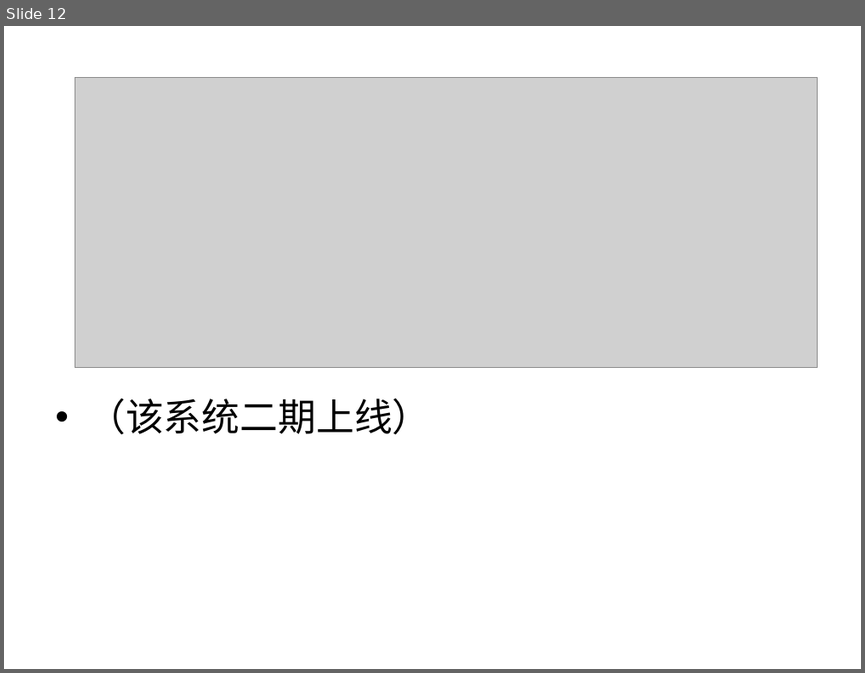
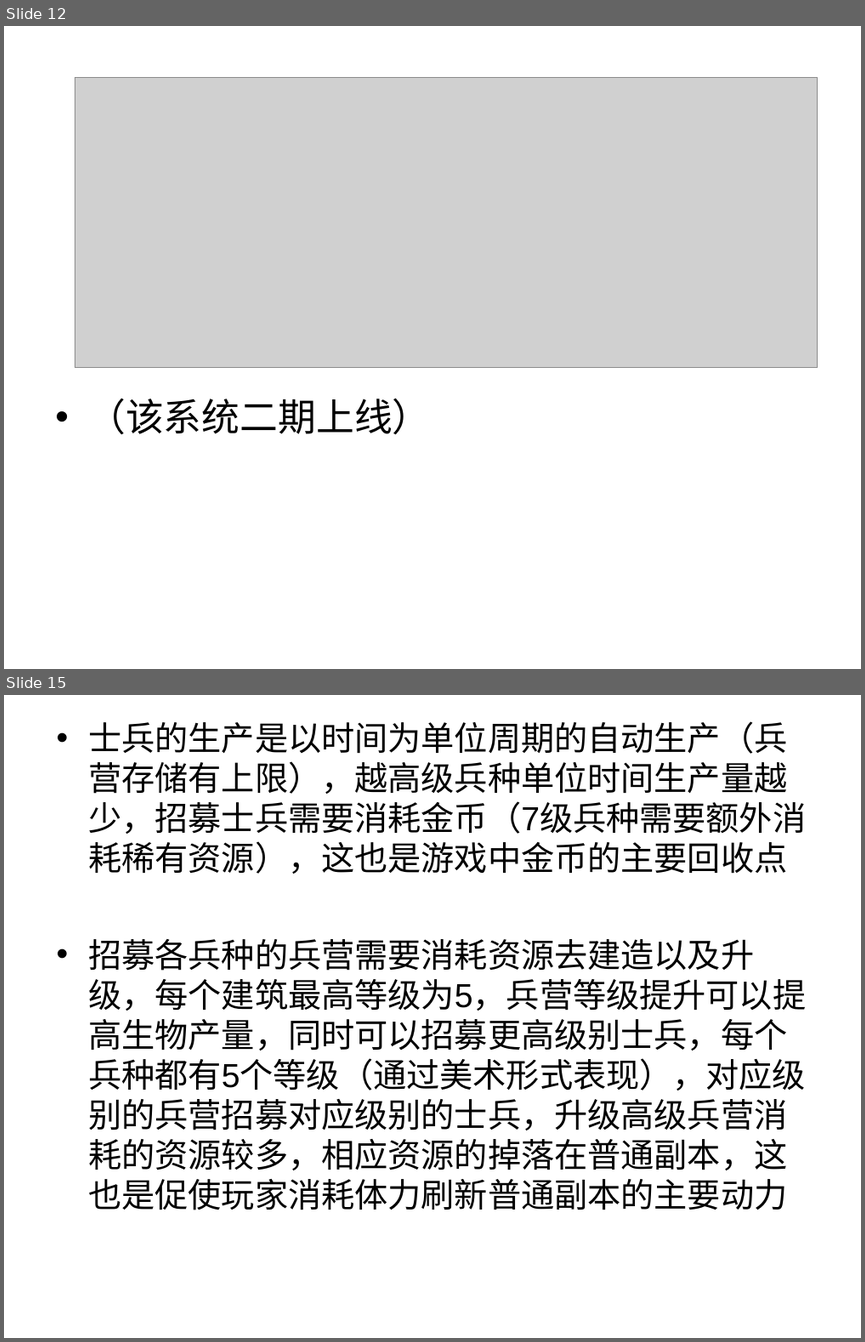
Before and after one commit to caihan1984/demov1, a slide deck: Assets/document/demo.ppt. Shown one above the other, each under a label of ours: slide 12 before the commit, slides 12 and 15 after it; the slides between them are not shown. The pictures are 865x673 and 865x1342 pixels, drawn with LibreOffice and Linux fonts; fonts in the diff are those of the drawing; grey boxes stand for pictures. Boxes give left, top, right and bottom in pixels: in the first picture for what was removed or moved away, otherwise in the second. Text is boxed around its words. In the diff, an @@ line names an element or a change of style, - is before the commit and + after.

```diff
--- a/Assets/document/demo.ppt
+++ b/Assets/document/demo.ppt
@@ slide 15 added at box(4, 695, 861, 1338), background #FFFFFF @@
@@ text added at box(88, 721, 806, 1210), 28 pt, text #000000 @@
+• 士兵的生产是以时间为单位周期的自动生产（兵营存储有上限），越高级兵种单位时间生产量越少，招募士兵需要消耗金币（7级兵种需要额外消耗稀有资源），这也是游戏中金币的主要回收点
+• 招募各兵种的兵营需要消耗资源去建造以及升级，每个建筑最高等级为5，兵营等级提升可以提高生物产量，同时可以招募更高级别士兵，每个兵种都有5个等级（通过美术形式表现），对应级别的兵营招募对应级别的士兵，升级高级兵营消耗的资源较多，相应资源的掉落在普通副本，这也是促使玩家消耗体力刷新普通副本的主要动力
```
Also in this commit, not shown: 1 slide changed, 7 other slides added.
